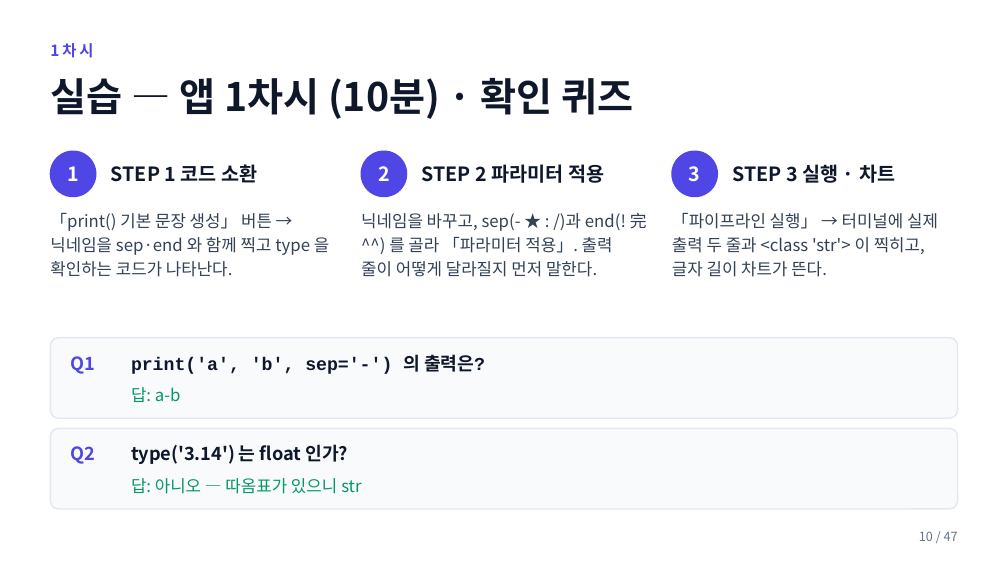
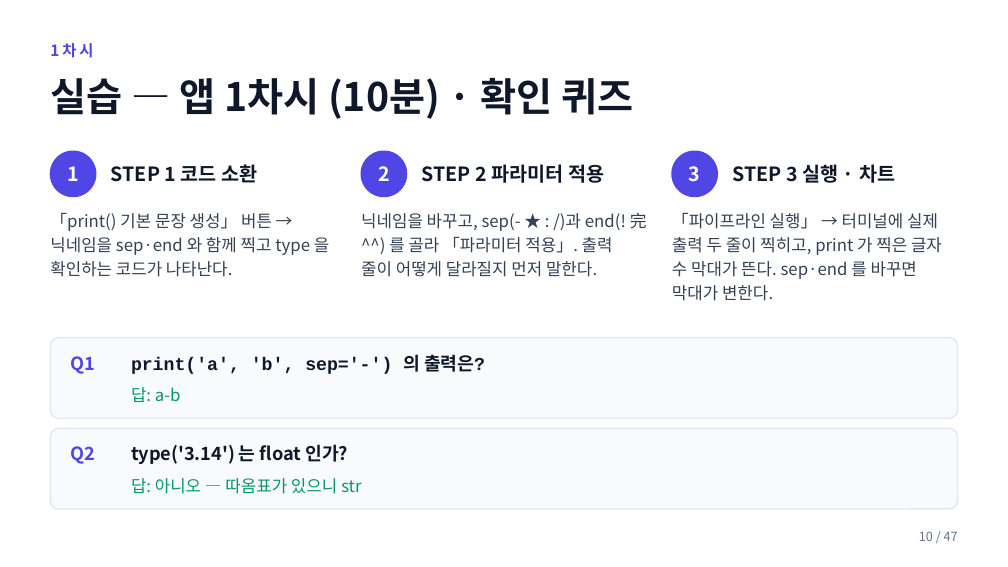
Before and after one commit to ChungChiweon/aice-quest, a slide deck: slide 10 of 강의자료/파이썬기초1_1-5차시.pptx. Drawn at 1008x567 pixels with LibreOffice and Linux fonts; fonts in the diff are those of the drawing. Boxes give left, top, right and bottom in pixels: in the first picture for what was removed or moved away, otherwise in the second. Text is boxed around its words. In the diff, an @@ line names an element or a change of style, - is before the commit and + after.

```diff
--- a/강의자료/파이썬기초1_1-5차시.pptx
+++ b/강의자료/파이썬기초1_1-5차시.pptx
@@ text at (672, 213, 942, 301): text changed @@
-「파이프라인 실행」 → 터미널에 실제 출력 두 줄과 <class 'str'> 이 찍히고, 글자 길이 차트가 뜬다.
+「파이프라인 실행」 → 터미널에 실제 출력 두 줄이 찍히고, print 가 찍은 글자 수 막대가 뜬다. sep·end 를 바꾸면 막대가 변한다.
```
Also in this commit, not shown: 27 other slides changed, 8 other files.
